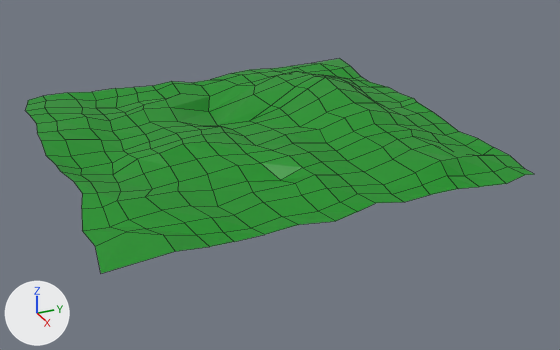
The Blender file Art/Minigame/HillLandscape.blend: old version first, new version second.
Before and after are seen from a 50 mm lens placed at (1659.0, -683.0, 702.0), pointed at (21.0, 54.0, -117.0). Arrows for +X, +Y and +Z are at lower left; the lights stay in place. The picture after the commit comes second. Mesh edges are drawn as thin lines.
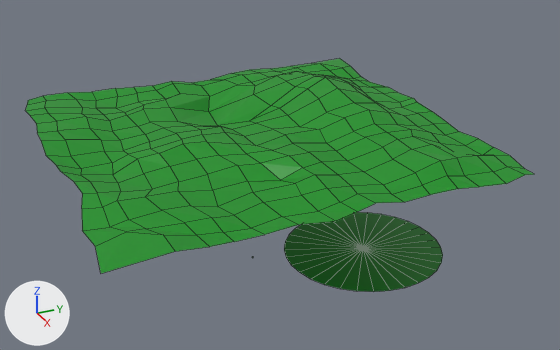
Diff of the bpy script that builds the scene:
```diff
--- a/Art/Minigame/HillLandscape.blend.py
+++ b/Art/Minigame/HillLandscape.blend.py
@@ me_plane @@
 # used by ob_plane; location = (0.0, 0.0, 0.0); scale = (497.0, 500.0, 321.0)
-me_plane.from_pydata(...)  # 275 vertices, 244 faces; spans x -1.0..1.01, y -1.0..1.0, z -0.14..0.19
+me_plane.from_pydata(...)  # 413 vertices, 314 faces, 64 loose edges; spans x -1.0..1.01, y -1.0..1.0, z -1.0..0.19
+# me_plane part 1: a new loose piece of 33 vertices spanning x -0.13..0.7, y 0.06..0.88, z -0.96, in mat_material_001
+# other edits to the shape of me_plane do not show in these pictures
 me_plane.materials.append(mat_material_001)
```

Location of each change, (x1, y1, x2, y2) in pixels of the pictures (560 x 350 px):
'Plane', reshaped (9% taller): before (25, 59, 535, 273); after (25, 59, 535, 292)
part 1 of me_plane, added (green): after (284, 212, 443, 292)
